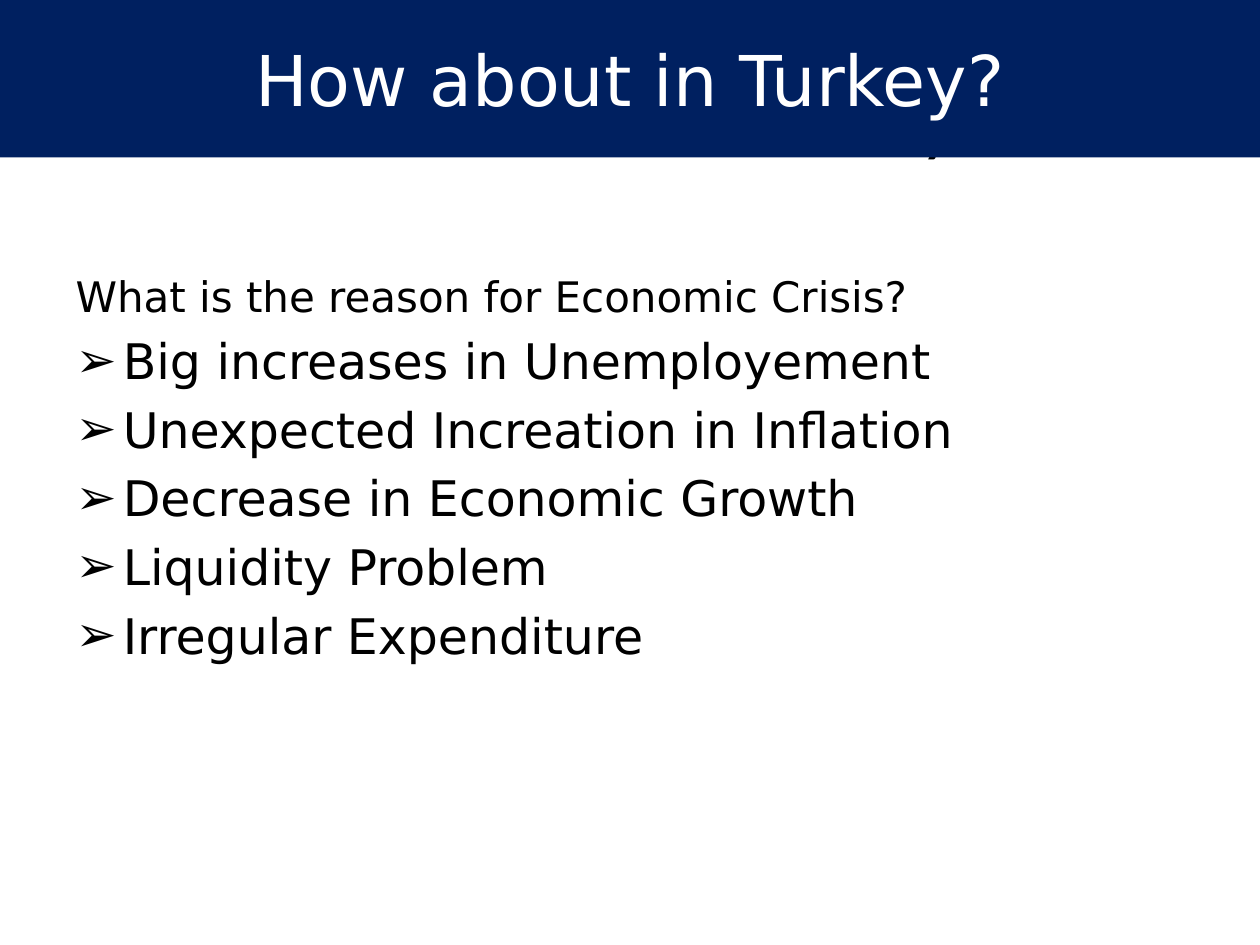
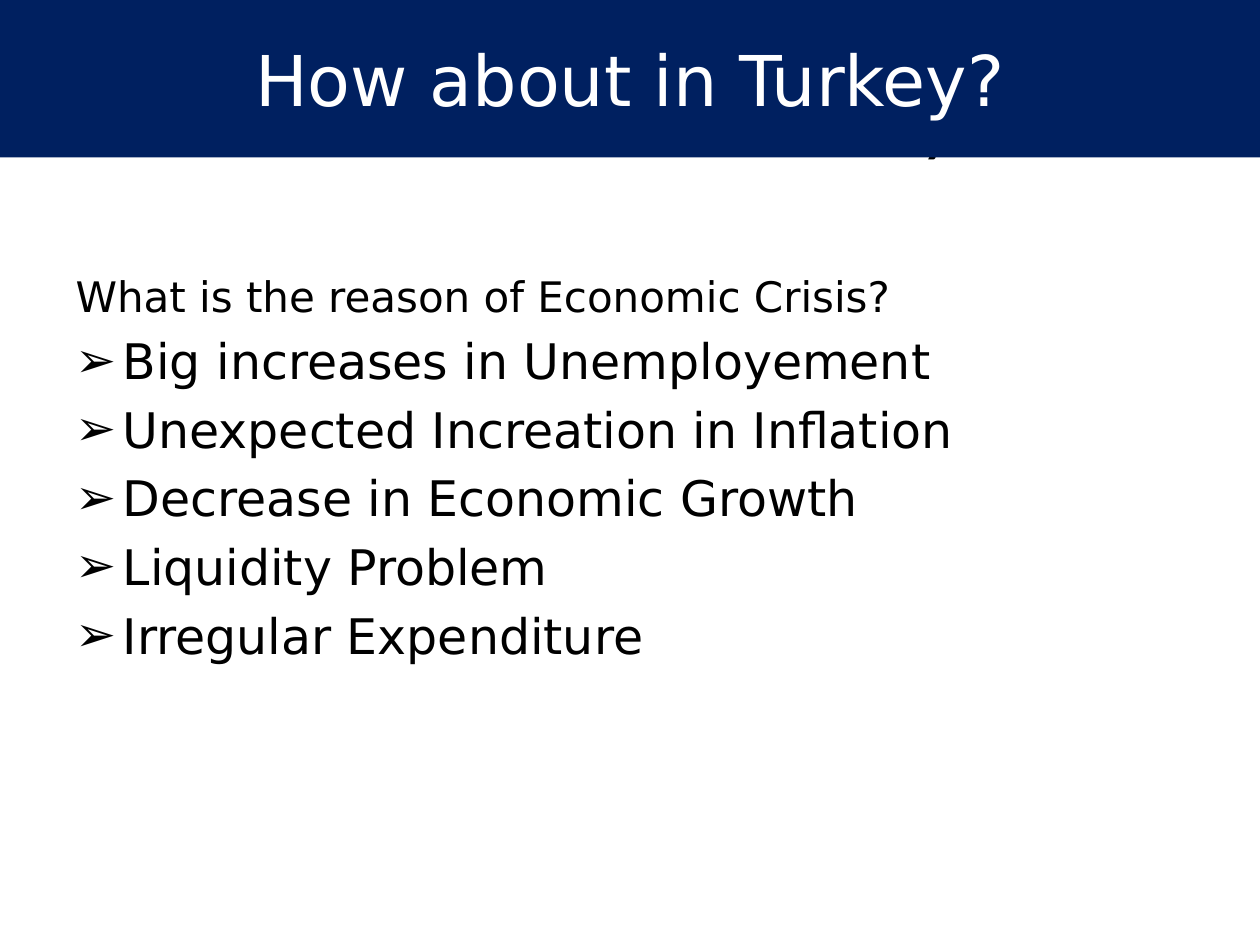
Before and after one commit to hakanyildiz/BIM444-Computer-Engineering-Apps, a slide deck: slide 6 of Documents/DUYARLIOL.pptx. Drawn at 1260x945 pixels with LibreOffice and Linux fonts; fonts in the diff are those of the drawing. Boxes give left, top, right and bottom in pixels: in the first picture for what was removed or moved away, otherwise in the second. Text is boxed around its words. In the diff, an @@ line names an element or a change of style, - is before the commit and + after.

```diff
--- a/Documents/DUYARLIOL.pptx
+++ b/Documents/DUYARLIOL.pptx
@@ text at <box>76,280,890,313</box>: text changed @@
-What is the reason for Economic Crisis?
+What is the reason of Economic Crisis?
```
Also in this commit, not shown: 6 other slides changed, 1 slide removed, 21 other files.
